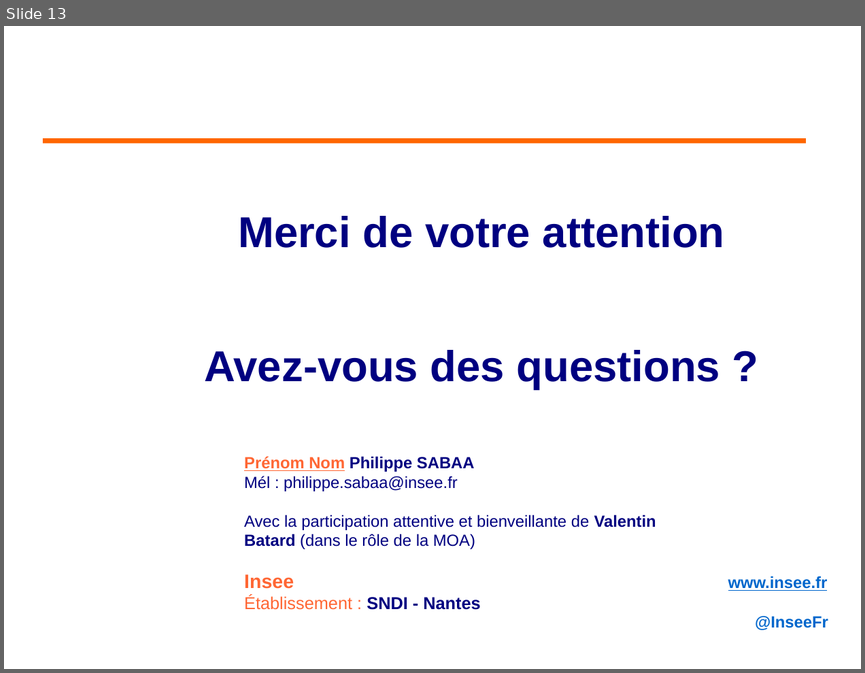
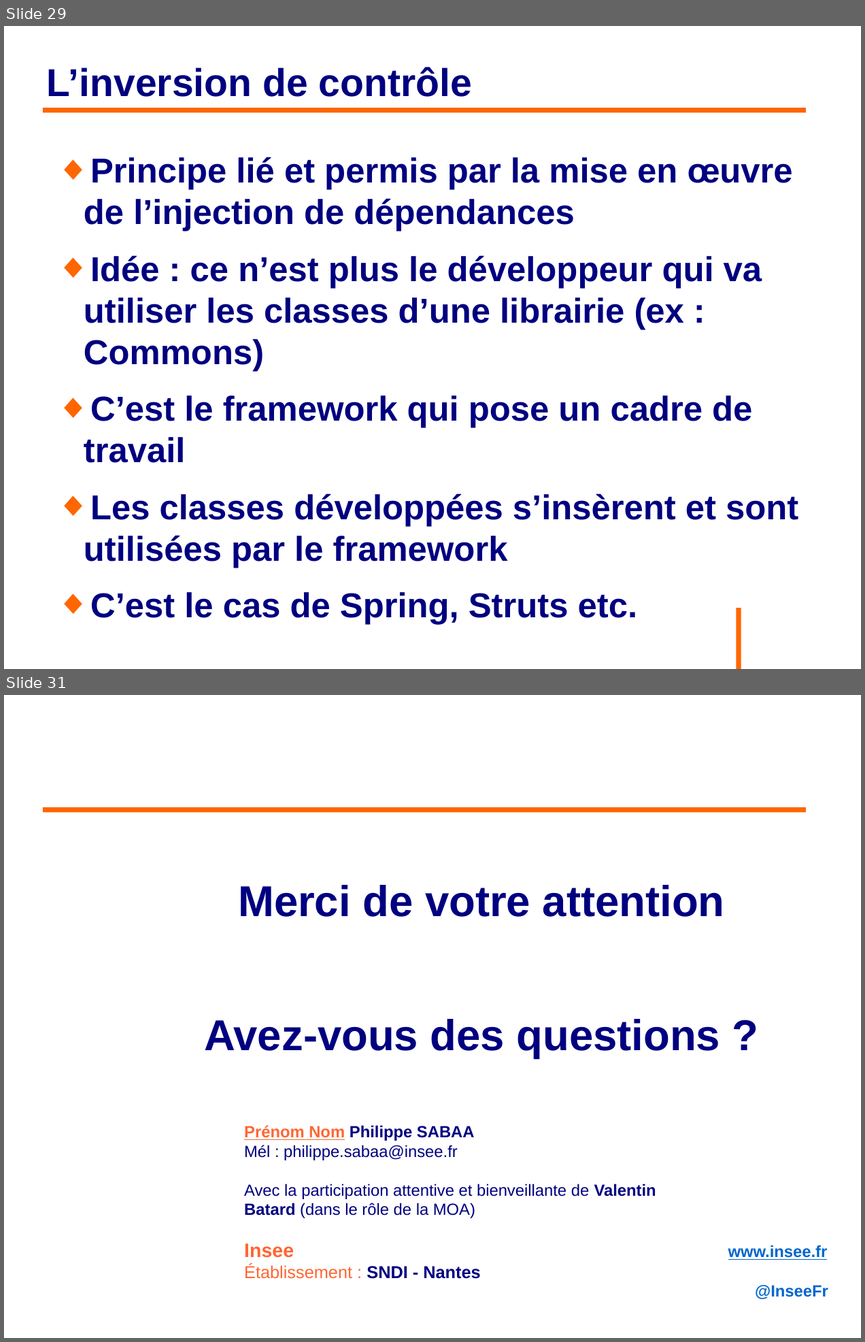
Before and after one commit to philphils/formation-spring, a slide deck: Documentation/diapo_formation_spring.odp. Shown one above the other, each under a label of ours: slide 13 before the commit, slides 29 and 31 after it; the slides between them are not shown. The pictures are 865x673 and 865x1342 pixels, drawn with LibreOffice and Linux fonts; fonts in the diff are those of the drawing; background and template pictures are left out. Boxes give left, top, right and bottom in pixels: in the first picture for what was removed or moved away, otherwise in the second. Text is boxed around its words. In the diff, an @@ line names an element or a change of style, - is before the commit and + after.

```diff
--- a/Documentation/diapo_formation_spring.odp
+++ b/Documentation/diapo_formation_spring.odp
@@ slide 29 added at (x1=4, y1=26, x2=861, y2=669), background #FFFFFF @@
@@ title added at (x1=47, y1=67, x2=472, y2=97), 36 pt, text #000080, bold @@
+L’inversion de contrôle
@@ line added from (43, 110) to (806, 110), #FF6600 4.54 pt @@
@@ text added at (x1=84, y1=157, x2=798, y2=624), 32 pt, text #000080, bold @@
+◆ Principe lié et permis par la mise en œuvre de l’injection de dépendances
+◆ Idée : ce n’est plus le développeur qui va utiliser les classes d’une librairie (ex : Commons)
+◆ C’est le framework qui pose un cadre de travail
+◆ Les classes développées s’insèrent et sont utilisées par le framework
+◆ C’est le cas de Spring, Struts etc.
@@ line added from (738, 607) to (738, 669), #FF6600 4.54 pt @@
@@ what was slide 13 is now slide 31 @@
```
Also in this commit, not shown: 3 slides changed, 17 other slides added.
